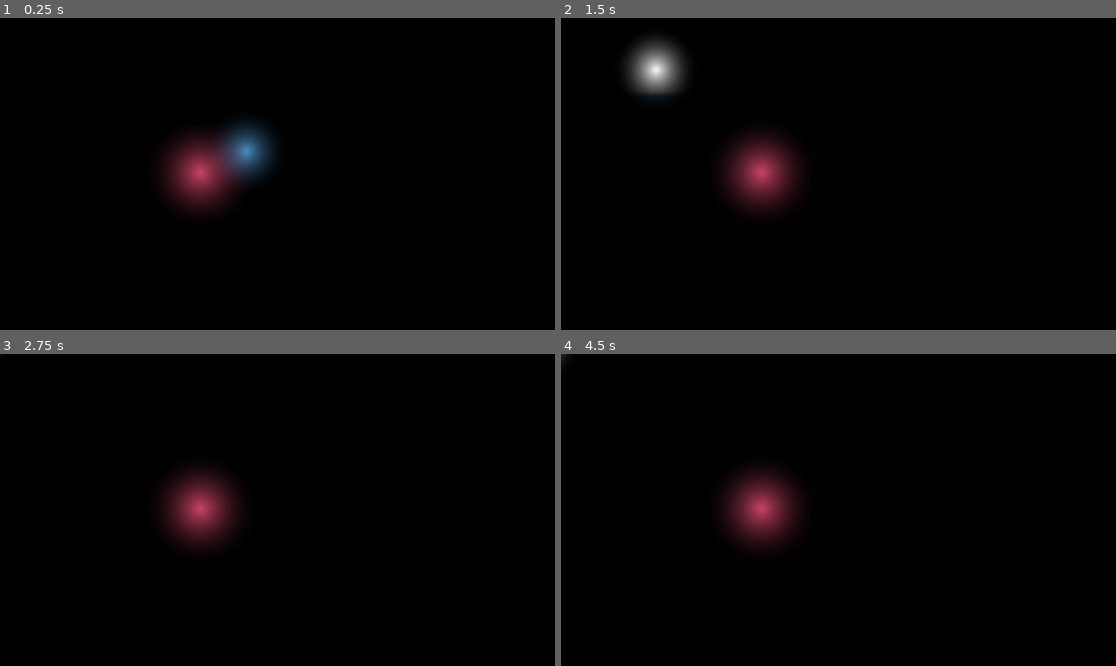
Above: before the commit, frames 1-4 (two rows, left to right).
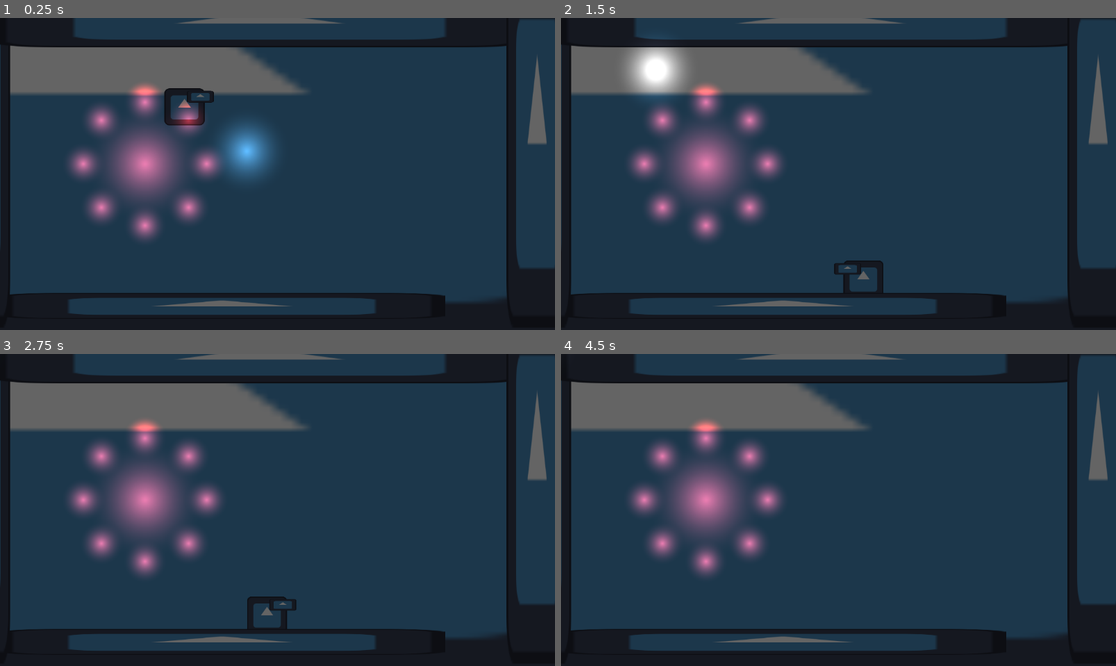
Above: after the commit, the same moments.

Repository: alphaom33/SentientCreaturesReifiedEnCeloSpecus
Game: Godot game, scene res://main.tscn
The game is run twice, just before and just after one commit, with the same random seed, the same clock (stepped at 60 frames per second) and the same inputs. The engine's default icon, where the game draws it, is replaced by a stand-in: a white triangle on a blue panel in a dark square.
Inputs:
- Up to frame 1 (0.25 s): no input
- Up to frame 2 (1.5 s): hold Right (move_right) 0.53-1.28 s; hold Down (crouch) 0.53-1.28 s; tap Up (jump) at 0.77 s; hold Left (move_left) from 1.28 s (still down); tap X (sword) at 1.35 s
- Up to frame 3 (2.75 s): tap Up (jump) at 1.52 s; release Left (move_left) at 2.03 s; hold Right (move_right) from 2.03 s (still down); hold Down (crouch) from 2.03 s (still down)
- Up to frame 4 (4.5 s): release Down (crouch) at 2.78 s; tap X (sword) at 2.85, 4.35 s; tap Up (jump) at 3.02, 3.77 s; release Right (move_right) at 3.53 s; hold Down (crouch) 3.53-4.28 s; hold Left (move_left) from 3.53 s (still down)

The runs differ from the first frame. In frame 1, 98% of the frame differs, in the area x 0-100%, y 0-100%; in frame 2, 98%; in frame 3, 98%; in frame 4, 98%.
Error in both runs: Invalid access to property or key 'position' on a base object of type 'null instance'. (res://creature.gd:55)

Commit message:
spidering

Diff:
--- a/main.tscn
+++ b/main.tscn
@@ -4,8 +4,8 @@
 [ext_resource type="PackedScene" uid="uid://h0bf7a638rpw" path="res://player.tscn" id="1_gh4b4"]
 [ext_resource type="PackedScene" uid="uid://c1thbbm5yumsl" path="res://Platform.tscn" id="2_8i67g"]
 [ext_resource type="PackedScene" uid="uid://2063k0v5t78x" path="res://creature.tscn" id="4_y2egx"]
-[ext_resource type="Script" path="res://spider.gd" id="5_t8jbu"]
-[ext_resource type="Texture2D" uid="uid://8h5l7qvjsoio" path="res://Circle.tres" id="6_1bdk1"]
+[ext_resource type="PackedScene" uid="uid://4ybvr5y4veyo" path="res://spider.tscn" id="5_rs1hs"]
+[ext_resource type="PackedScene" uid="uid://dy7rrn66qtxem" path="res://wall.tscn" id="8_qne4q"]
 
 [node name="Main" type="Node2D"]
 
@@ -22,7 +22,7 @@
 scale = Vector2(1.37735, 1.84)
 
 [node name="CanvasModulate" type="CanvasModulate" parent="."]
-color = Color(0, 0, 0, 1)
+color = Color(0.393086, 0.393086, 0.393085, 1)
 
 [node name="Camera2D" type="Camera2D" parent="."]
 position = Vector2(575, 321)
@@ -30,14 +30,17 @@
 [node name="BasicCreature" parent="." instance=ExtResource("4_y2egx")]
 position = Vector2(529, 283)
 
-[node name="Spider" type="Node2D" parent="."]
-position = Vector2(415, 318)
-script = ExtResource("5_t8jbu")
+[node name="Spider" parent="." instance=ExtResource("5_rs1hs")]
+start_pos = Vector2(300, 300)
 
-[node name="PointLight2D" type="PointLight2D" parent="Spider"]
-scale = Vector2(4, 4)
-color = Color(1, 0.172549, 0.184314, 1)
-energy = 2.87
-texture = ExtResource("6_1bdk1")
+[node name="Wall" parent="." instance=ExtResource("8_qne4q")]
+position = Vector2(-44, 246)
+scale = Vector2(1, 6.16)
 
-[node name="ReadyTimer" type="Timer" parent="Spider"]
+[node name="Wall2" parent="." instance=ExtResource("8_qne4q")]
+position = Vector2(538, 7)
+scale = Vector2(8.76, 0.799999)
+
+[node name="Wall3" parent="." instance=ExtResource("8_qne4q")]
+position = Vector2(1114, 246)
+scale = Vector2(1, 6.16)
--- a/spider.gd
+++ b/spider.gd
@@ -1,37 +1,26 @@
 extends Node2D
 
-var player: Node2D
-var speed = 50
-var minDst = 100
+@export var start_pos: Vector2
 
-var max_ready_timer = 0.7
-var readyTimer: Timer
+var body: Node2D
 
-var surge_pos: Vector2
-var max_surge_timer = 1
-var surge_timer = 0
-var surge_speed = 600
+@export var num_legs = 8
+var leg: PackedScene
+var base_spider_width = 32
 
 # Called when the node enters the scene tree for the first time.
 func _ready() -> void:
-	player = get_tree().root.get_child(0).get_node("Player")
+	leg = load("res://spider_leg.tscn")
 
-	readyTimer = $"ReadyTimer"
-	readyTimer.connect("timeout", func():
-		surge_pos = player.position
-		surge_timer = max_surge_timer)
+	body = $"SpiderBody"
+	body.position = start_pos
+	var radius = body.scale.x
 
-# Called every frame. 'delta' is the elapsed time since the previous frame.
-func _process(delta: float) -> void:
-	var dst = player.position - position
-
-	print(surge_timer)
-	if (dst.length() > minDst):
-		position += dst.normalized() * delta * speed
-		readyTimer.stop()
-		readyTimer.start(max_ready_timer)
-	elif (surge_timer > 0):
-		surge_timer -= delta
-		position += dst.normalized() * delta * surge_speed
-		readyTimer.stop()
-		readyTimer.start(max_ready_timer)
+	for i in range(0, num_legs):
+		var new_leg = leg.instantiate()
+		new_leg.spider = body
+		var angle = i as float / num_legs * TAU
+		new_leg.pos = (Vector2(cos(angle), sin(angle)) * radius * base_spider_width)
+		new_leg.position = start_pos + new_leg.pos
+		new_leg.angle = angle
+		add_child(new_leg)
--- /dev/null
+++ b/spider.tscn
@@ -0,0 +1,21 @@
+[gd_scene load_steps=4 format=3 uid="uid://4ybvr5y4veyo"]
+
+[ext_resource type="Script" path="res://spider.gd" id="1_gdqc7"]
+[ext_resource type="Script" path="res://spider_body.gd" id="2_8w0j1"]
+[ext_resource type="Texture2D" uid="uid://8h5l7qvjsoio" path="res://Circle.tres" id="2_x532f"]
+
+[node name="Spider" type="Node2D"]
+script = ExtResource("1_gdqc7")
+
+[node name="SpiderBody" type="Node2D" parent="."]
+scale = Vector2(4, 4)
+script = ExtResource("2_8w0j1")
+
+[node name="PointLight2D" type="PointLight2D" parent="SpiderBody"]
+color = Color(1, 0.172549, 0.184314, 1)
+energy = 3.0
+texture = ExtResource("2_x532f")
+
+[node name="ReadyTimer" type="Timer" parent="SpiderBody"]
+
+[node name="RayCast2D" type="RayCast2D" parent="."]
--- /dev/null
+++ b/spider_body.gd
@@ -0,0 +1,38 @@
+extends Node2D
+
+var player: Node2D
+var speed = 50
+var minDst = 100
+
+var spider_body: Node2D
+
+var max_ready_timer = 0.7
+var readyTimer: Timer
+
+var surge_direction: Vector2
+var max_surge_timer = 1
+var surge_timer = 0
+var surge_speed = 600
+
+# Called when the node enters the scene tree for the first time.
+func _ready() -> void:
+	player = get_tree().root.get_child(0).get_node("Player")
+
+	readyTimer = $"ReadyTimer"
+	readyTimer.connect("timeout", func():
+		surge_direction = (player.position - position).normalized()
+		surge_timer = max_surge_timer)
+
+# Called every frame. 'delta' is the elapsed time since the previous frame.
+func _process(delta: float) -> void:
+	var dst = player.position - position
+
+	if (dst.length() > minDst):
+		position += dst.normalized() * delta * speed
+		readyTimer.stop()
+		readyTimer.start(max_ready_timer)
+	elif (surge_timer > 0):
+		surge_timer -= delta
+		position += surge_direction * delta * surge_speed
+		readyTimer.stop()
+		readyTimer.start(max_ready_timer)
--- /dev/null
+++ b/spider_leg.gd
@@ -0,0 +1,32 @@
+extends PointLight2D
+
+var spider: Node2D
+var angle: float
+var pos: Vector2
+
+var max_length = 300
+
+# Called when the node enters the scene tree for the first time.
+func _ready() -> void:
+	pass
+
+
+# Called every frame. 'delta' is the elapsed time since the previous frame.
+func _process(_delta: float) -> void:
+	if spider and (position - spider.position).length() > max_length:
+		var cast_pos = spider.position + pos
+
+		var wall = Vector2.INF
+		for x in get_tree().root.get_child(0).get_children():
+			if x.is_in_group("wall") && (cast_pos - x.position).length() < (cast_pos - wall).length():
+				wall = x.position
+
+		var query = PhysicsRayQueryParameters2D.create(cast_pos, wall)
+		var result = get_world_2d().direct_space_state.intersect_ray(query)
+		if result.has("normal"):
+			query = PhysicsRayQueryParameters2D.create(cast_pos, cast_pos + (-result.normal * 10000))
+			result = get_world_2d().direct_space_state.intersect_ray(query)
+			if result.has("position"):
+				position = result.position
+			else:
+				print("normal recast failed?")
--- /dev/null
+++ b/spider_leg.tscn
@@ -0,0 +1,12 @@
+[gd_scene load_steps=3 format=3 uid="uid://bais0onl1bvmf"]
+
+[ext_resource type="Texture2D" uid="uid://8h5l7qvjsoio" path="res://Circle.tres" id="1_hxq0d"]
+[ext_resource type="Script" path="res://spider_leg.gd" id="2_oe1s1"]
+
+[node name="spider_leg" type="PointLight2D"]
+position = Vector2(81, -230)
+scale = Vector2(1.5, 1.5)
+color = Color(1, 0.172549, 0.184314, 1)
+energy = 3.0
+texture = ExtResource("1_hxq0d")
+script = ExtResource("2_oe1s1")
--- /dev/null
+++ b/wall.tscn
@@ -0,0 +1,15 @@
+[gd_scene load_steps=3 format=3 uid="uid://dy7rrn66qtxem"]
+
+[ext_resource type="Texture2D" uid="uid://npg60ehoklq0" path="res://icon.svg" id="1_7cavj"]
+
+[sub_resource type="RectangleShape2D" id="RectangleShape2D_jy45f"]
+size = Vector2(128, 124)
+
+[node name="Wall" type="StaticBody2D" groups=["wall"]]
+
+[node name="CollisionShape2D" type="CollisionShape2D" parent="."]
+position = Vector2(0, -1)
+shape = SubResource("RectangleShape2D_jy45f")
+
+[node name="Sprite2D" type="Sprite2D" parent="."]
+texture = ExtResource("1_7cavj")
